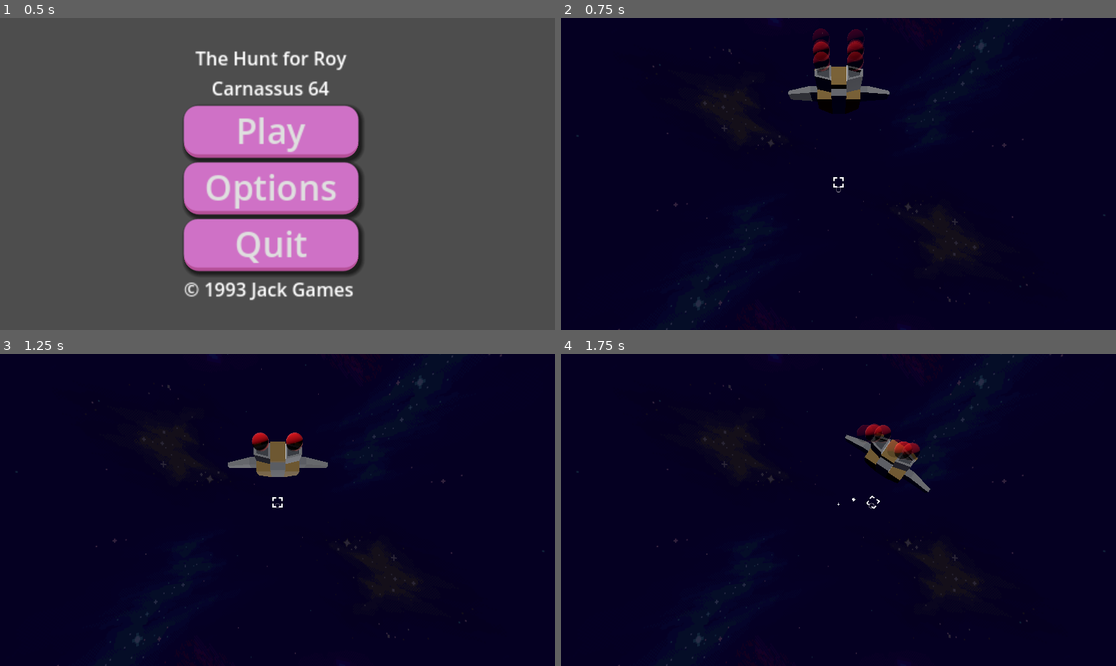
Above: before the commit, frames 1-4 (two rows, left to right).
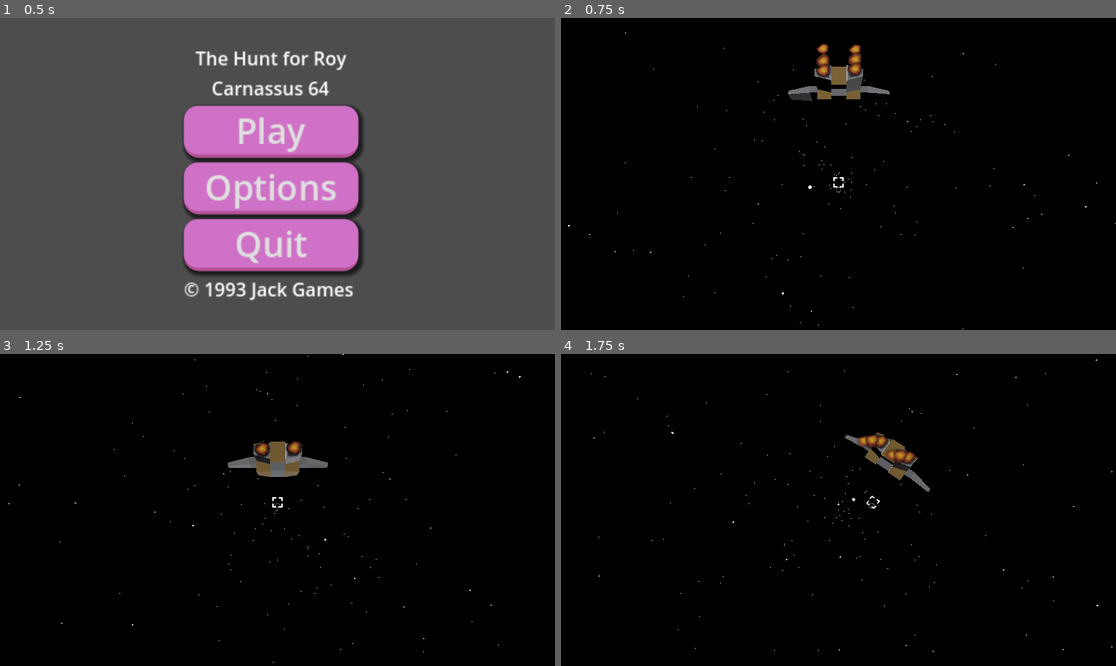
Above: after the commit, the same moments.

Repository: jwd83/rc64
Game: Godot game, scene res://HomeScreen.tscn
Two runs of this game, one before a commit and one after it. Both use one fixed random seed, a clock stepped at 60 frames per second and the inputs below.
Inputs:
- Up to frame 1 (0.5 s): no input
- Up to frame 2 (0.75 s): click "Play" at 0.5 s
- Up to frame 3 (1.25 s): no input
- Up to frame 4 (1.75 s): tap Enter (ui_accept) at 1.25, 1.52 s; hold Right (ui_right) from 1.28 s (still down)

Frame 1 is identical in both runs. In frame 2, 98% of the frame differs, in the area x 0-100%, y 0-100%; in frame 3, 99%; in frame 4, 99%.

Commit message:
working on improving the starfield

Diff:
--- a/Enemy.gd
+++ b/Enemy.gd
@@ -1,6 +1,6 @@
 extends CharacterBody3D
 
-var movement_speed: float = randf_range(40,80)
+var movement_speed: float = randf_range(60,100)
 
 func _physics_process(delta):
 	velocity.z = movement_speed
--- a/Enemy.tscn
+++ b/Enemy.tscn
@@ -1,15 +1,21 @@
-[gd_scene load_steps=4 format=3 uid="uid://dp4toecglk07h"]
+[gd_scene load_steps=5 format=3 uid="uid://dp4toecglk07h"]
 
 [ext_resource type="Script" path="res://Enemy.gd" id="1_8kmgg"]
-[ext_resource type="PackedScene" uid="uid://cxp6eu2dkot08" path="res://Blender Imports/enemy.gltf" id="1_d2unr"]
+[ext_resource type="PackedScene" uid="uid://qybo8rne3pm8" path="res://KenneySpaceKit/craft_cargoA.glb" id="3_feukn"]
+[ext_resource type="PackedScene" uid="uid://coeta887fufca" path="res://KenneySpaceKit/craft_cargoB.glb" id="4_q5tqh"]
 
 [sub_resource type="BoxShape3D" id="BoxShape3D_ygmjp"]
-size = Vector3(4, 3, 4)
+size = Vector3(19.4916, 10.4687, 35.6428)
 
 [node name="Enemy" type="CharacterBody3D" groups=["Enemies"]]
 script = ExtResource("1_8kmgg")
 
-[node name="enemy" parent="." instance=ExtResource("1_d2unr")]
+[node name="CollisionShape3D" type="CollisionShape3D" parent="."]
+transform = Transform3D(1, 0, 0, 0, 1, 0, 0, 0, 1, 0.118484, -0.853307, 9.89085)
+shape = SubResource("BoxShape3D_ygmjp")
 
-[node name="CollisionShape3D" type="CollisionShape3D" parent="."]
-shape = SubResource("BoxShape3D_ygmjp")
+[node name="craft_cargoA" parent="." instance=ExtResource("3_feukn")]
+transform = Transform3D(8, 0, 0, 0, 8, 0, 0, 0, 8, -15.4926, -4.7171, 5.96931)
+
+[node name="craft_cargoB" parent="." instance=ExtResource("4_q5tqh")]
+transform = Transform3D(6, 0, 0, 0, 6, 0, 0, 0, 6, -11.8832, -2.47354, -7.95025)
--- a/Game.tscn
+++ b/Game.tscn
@@ -2,18 +2,17 @@
 
 [ext_resource type="PackedScene" uid="uid://7eyfkn5wu0yd" path="res://Player.tscn" id="1_gqlb7"]
 [ext_resource type="Script" path="res://Game.gd" id="1_gwyrw"]
+[ext_resource type="PackedScene" uid="uid://bfq28nbvya0bs" path="res://StarfieldEmitter.tscn" id="2_7ts1p"]
 [ext_resource type="PackedScene" uid="uid://bsy4bwmvp780b" path="res://EnemySpawner.tscn" id="3_xl3pk"]
 [ext_resource type="Material" uid="uid://c0ovckfae03p1" path="res://GroundMaterial.tres" id="4_h1iwu"]
 [ext_resource type="PackedScene" uid="uid://bwhlek20ndyvk" path="res://TowerScene.tscn" id="5_6k1ph"]
-[ext_resource type="Texture2D" uid="uid://nt8hmtupowkc" path="res://environment.png" id="6_yucsn"]
 
 [sub_resource type="PlaneMesh" id="PlaneMesh_er8og"]
 
-[sub_resource type="PanoramaSkyMaterial" id="PanoramaSkyMaterial_x3oxl"]
-panorama = ExtResource("6_yucsn")
+[sub_resource type="PanoramaSkyMaterial" id="PanoramaSkyMaterial_xv4ei"]
 
 [sub_resource type="Sky" id="Sky_2f5x7"]
-sky_material = SubResource("PanoramaSkyMaterial_x3oxl")
+sky_material = SubResource("PanoramaSkyMaterial_xv4ei")
 
 [sub_resource type="Environment" id="Environment_v1iqq"]
 background_mode = 2
@@ -22,6 +21,9 @@
 
 [node name="Game" type="Node3D"]
 script = ExtResource("1_gwyrw")
+
+[node name="StarfieldEmitter" parent="." instance=ExtResource("2_7ts1p")]
+transform = Transform3D(1, 0, 0, 0, 1, 0, 0, 0, 1, 0, 0, -681.197)
 
 [node name="Player" parent="." instance=ExtResource("1_gqlb7")]
 transform = Transform3D(1, 0, 0, 0, 1, 0, 0, 0, 1, 0, 8.96614, 0)
--- a/Player.tscn
+++ b/Player.tscn
@@ -33,7 +33,7 @@
 transform = Transform3D(2.5, 0, 0, 0, 2.5, 0, 0, 0, 2.5, -4.9758, -1.31209, -3.06963)
 
 [node name="SmokeTrail" parent="." instance=ExtResource("6_c52oe")]
-transform = Transform3D(1, 0, 0, 0, 1, 0, 0, 0, 1, -1, 0, 4)
+transform = Transform3D(1, 0, 0, 0, 1, 0, 0, 0, 1, -0.950701, -0.2952, 3.57463)
 
 [node name="SmokeTrail2" parent="." instance=ExtResource("6_c52oe")]
-transform = Transform3D(1, 0, 0, 0, 1, 0, 0, 0, 1, 1, 0, 4)
+transform = Transform3D(1, 0, 0, 0, 1, 0, 0, 0, 1, 1, -0.245181, 3.64091)
--- a/Sandbox.tscn
+++ b/Sandbox.tscn
@@ -24,6 +24,11 @@
 [ext_resource type="PackedScene" uid="uid://coeta887fufca" path="res://KenneySpaceKit/craft_cargoB.glb" id="22_q4ynu"]
 [ext_resource type="PackedScene" uid="uid://r2f6dnpjvuw3" path="res://KenneySpaceKit/craft_miner.glb" id="23_e2p6e"]
 [ext_resource type="PackedScene" uid="uid://dals10wgthpqs" path="res://KenneySpaceKit/craft_racer.glb" id="24_b8rql"]
+[ext_resource type="PackedScene" uid="uid://bwht33ryxpn78" path="res://KenneySpaceKit/rock.glb" id="25_l22fx"]
+[ext_resource type="PackedScene" uid="uid://b052tyd5yi8xt" path="res://KenneySpaceKit/rock_crystals.glb" id="26_blbpv"]
+[ext_resource type="PackedScene" uid="uid://dnv1b51hfscpu" path="res://KenneySpaceKit/rock_crystalsLargeA.glb" id="27_wo1qa"]
+[ext_resource type="PackedScene" uid="uid://cxcutxweyo05t" path="res://KenneySpaceKit/turret_double.glb" id="28_pedol"]
+[ext_resource type="PackedScene" uid="uid://b0282yrg24hf5" path="res://KenneySpaceKit/bones.glb" id="29_sg144"]
 
 [node name="Node3D" type="Node3D"]
 
@@ -118,3 +123,21 @@
 
 [node name="craft_racer" parent="." instance=ExtResource("24_b8rql")]
 transform = Transform3D(1, 0, 0, 0, 1, 0, 0, 0, 1, 4.50801, 0, -13.7126)
+
+[node name="meteor2" parent="." instance=ExtResource("14_hcrbl")]
+transform = Transform3D(1, 0, 0, 0, 1, 0, 0, 0, 1, 11.5243, 0, 9.27375)
+
+[node name="rock" parent="." instance=ExtResource("25_l22fx")]
+transform = Transform3D(1, 0, 0, 0, 1, 0, 0, 0, 1, 13.9952, -9.53674e-07, 5.0589)
+
+[node name="rock_crystals" parent="." instance=ExtResource("26_blbpv")]
+transform = Transform3D(1, 0, 0, 0, 1, 0, 0, 0, 1, 12.0406, 0, 2.52898)
+
+[node name="rock_crystalsLargeA" parent="." instance=ExtResource("27_wo1qa")]
+transform = Transform3D(1, 0, 0, 0, 1, 0, 0, 0, 1, 10.1496, 0, 4.38318)
+
+[node name="turret_double" parent="." instance=ExtResource("28_pedol")]
+transform = Transform3D(1, 0, 0, 0, 1, 0, 0, 0, 1, 9.30657, 0, -0.950916)
+
+[node name="bones" parent="." instance=ExtResource("29_sg144")]
+transform = Transform3D(1, 0, 0, 0, 1, 0, 0, 0, 1, 20.3377, 0, -11.2765)
--- a/SmokeTrail.tscn
+++ b/SmokeTrail.tscn
@@ -1,8 +1,24 @@
-[gd_scene load_steps=4 format=3 uid="uid://b3d6ah3lpn8u"]
+[gd_scene load_steps=10 format=3 uid="uid://b3d6ah3lpn8u"]
+
+[ext_resource type="Texture2D" uid="uid://cdvi0hx4njlkx" path="res://KenneySmoke/Explosion/explosion06.png" id="1_h0ygw"]
+[ext_resource type="Texture2D" uid="uid://djjpwxnk3g0b4" path="res://KenneySmoke/Explosion/explosion01.png" id="2_bsb6s"]
+[ext_resource type="Texture2D" uid="uid://874i6y7x7kdt" path="res://KenneySmoke/Explosion/explosion03.png" id="3_elk5s"]
+[ext_resource type="Texture2D" uid="uid://wg88qytviu0u" path="res://KenneySmoke/Explosion/explosion08.png" id="4_0stek"]
+
+[sub_resource type="AnimatedTexture" id="AnimatedTexture_2yjrh"]
+frames = 4
+speed_scale = -42.8
+frame_0/texture = ExtResource("1_h0ygw")
+frame_1/texture = ExtResource("2_bsb6s")
+frame_1/duration = 1.0
+frame_2/texture = ExtResource("3_elk5s")
+frame_2/duration = 1.0
+frame_3/texture = ExtResource("4_0stek")
+frame_3/duration = 0.03
 
 [sub_resource type="StandardMaterial3D" id="StandardMaterial3D_ii4h6"]
 transparency = 1
-albedo_color = Color(1, 0, 0, 0.196078)
+albedo_texture = SubResource("AnimatedTexture_2yjrh")
 
 [sub_resource type="ParticleProcessMaterial" id="ParticleProcessMaterial_4yf8w"]
 direction = Vector3(0, 0, 0)
@@ -15,7 +31,9 @@
 collision_friction = 0.0
 collision_bounce = 0.0
 
-[sub_resource type="SphereMesh" id="SphereMesh_k058t"]
+[sub_resource type="QuadMesh" id="QuadMesh_brmw1"]
+
+[sub_resource type="ParticleProcessMaterial" id="ParticleProcessMaterial_kcjdv"]
 
 [node name="SmokeTrail" type="Node3D"]
 
@@ -25,4 +43,12 @@
 visibility_aabb = AABB(-0.810818, -0.85605, -0.711107, 1.62164, 1.7121, 1.42221)
 trail_lifetime = 1.87
 process_material = SubResource("ParticleProcessMaterial_4yf8w")
-draw_pass_1 = SubResource("SphereMesh_k058t")
+draw_pass_1 = SubResource("QuadMesh_brmw1")
+
+[node name="Fire" type="GPUParticles3D" parent="."]
+material_override = SubResource("StandardMaterial3D_ii4h6")
+lifetime = 0.06
+visibility_aabb = AABB(-0.810818, -0.85605, -0.711107, 1.62164, 1.7121, 1.42221)
+trail_lifetime = 1.87
+process_material = SubResource("ParticleProcessMaterial_kcjdv")
+draw_pass_1 = SubResource("QuadMesh_brmw1")
--- /dev/null
+++ b/StarfieldEmitter.tscn
@@ -0,0 +1,41 @@
+[gd_scene load_steps=6 format=3 uid="uid://bfq28nbvya0bs"]
+
+[sub_resource type="StandardMaterial3D" id="StandardMaterial3D_2dqc6"]
+shading_mode = 0
+grow_amount = 1.0
+proximity_fade_distance = 95.38
+
+[sub_resource type="Gradient" id="Gradient_vnxp6"]
+
+[sub_resource type="GradientTexture1D" id="GradientTexture1D_gykg7"]
+gradient = SubResource("Gradient_vnxp6")
+
+[sub_resource type="ParticleProcessMaterial" id="ParticleProcessMaterial_qj2j4"]
+direction = Vector3(0, 0, 1)
+gravity = Vector3(0, 0, 0)
+initial_velocity_min = 60.0
+initial_velocity_max = 120.0
+color_ramp = SubResource("GradientTexture1D_gykg7")
+attractor_interaction_enabled = false
+
+[sub_resource type="SphereMesh" id="SphereMesh_aj3ta"]
+radial_segments = 8
+rings = 8
+
+[node name="StarfieldEmitter" type="Node3D"]
+
+[node name="GPUParticles3D" type="GPUParticles3D" parent="."]
+material_override = SubResource("StandardMaterial3D_2dqc6")
+cast_shadow = 0
+gi_mode = 0
+amount = 500
+lifetime = 10.0
+preprocess = 11.01
+speed_scale = 4.86
+fixed_fps = 120
+collision_base_size = 0.0
+visibility_aabb = AABB(-4, -3.4859, -11.4471, 8, 36.3168, 25.2684)
+process_material = SubResource("ParticleProcessMaterial_qj2j4")
+draw_passes = 2
+draw_pass_1 = SubResource("SphereMesh_aj3ta")
+draw_pass_2 = null
Binary file added: KenneySmoke/Black smoke/blackSmoke00.png
Not shown, added: KenneySmoke/Black smoke/blackSmoke00.png.import
Binary file added: KenneySmoke/Black smoke/blackSmoke01.png
Not shown, added: KenneySmoke/Black smoke/blackSmoke01.png.import
Binary file added: KenneySmoke/Black smoke/blackSmoke02.png
Not shown, added: KenneySmoke/Black smoke/blackSmoke02.png.import
Binary file added: KenneySmoke/Black smoke/blackSmoke03.png
Not shown, added: KenneySmoke/Black smoke/blackSmoke03.png.import
Binary file added: KenneySmoke/Black smoke/blackSmoke04.png
Not shown, added: KenneySmoke/Black smoke/blackSmoke04.png.import
Binary file added: KenneySmoke/Black smoke/blackSmoke05.png
Not shown, added: KenneySmoke/Black smoke/blackSmoke05.png.import
(and 143 more such lines)
